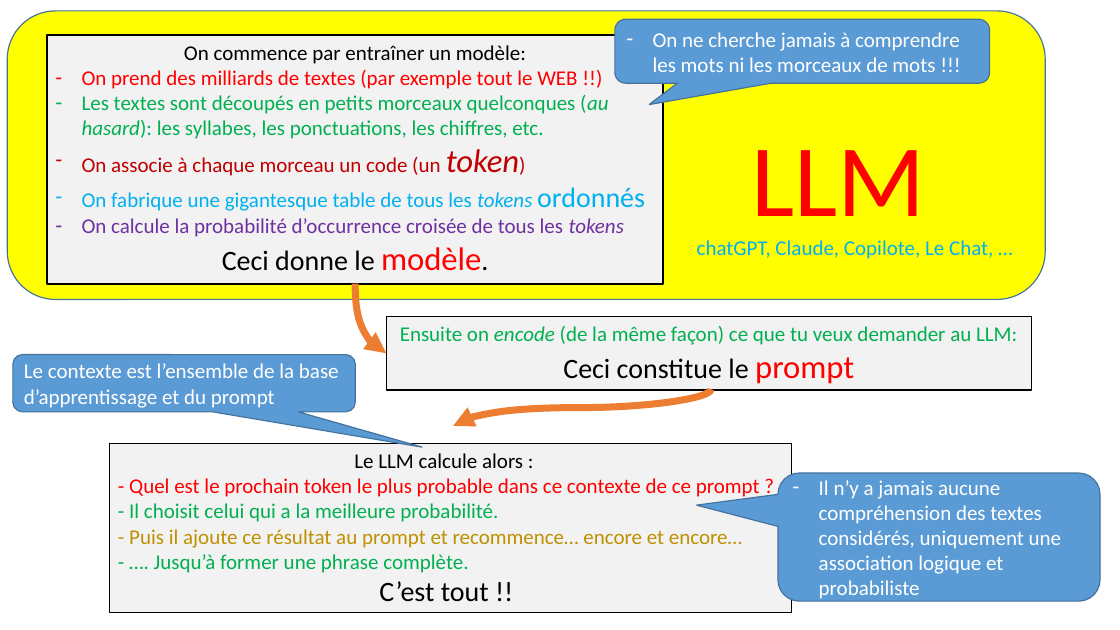
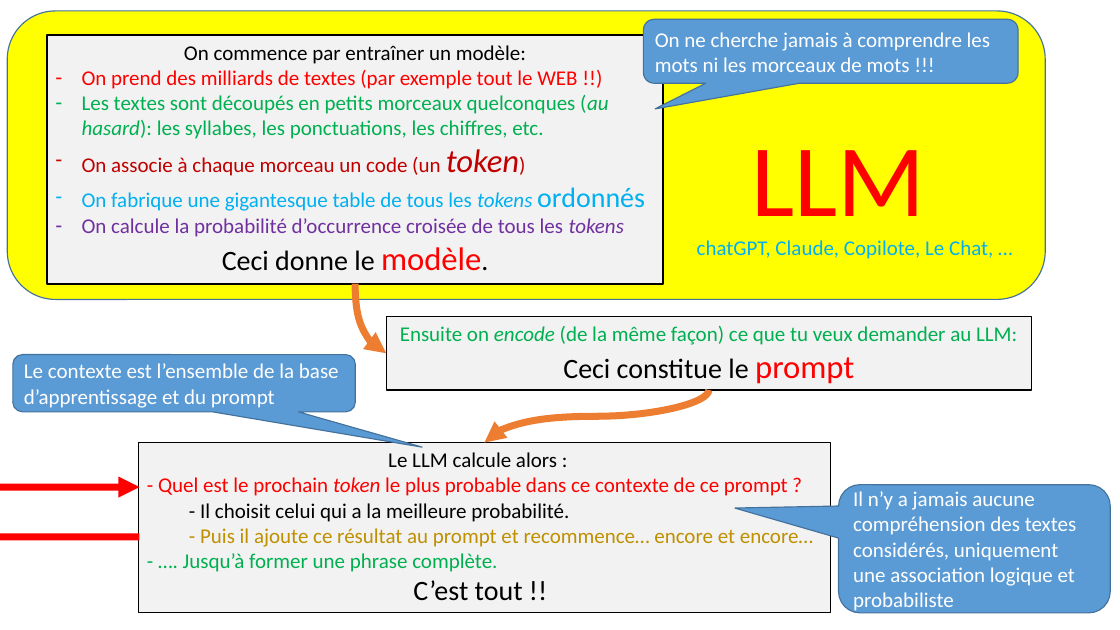
Before and after one commit to anumby-source/tutoriels, a slide deck: slide 1 of LLM.pptx. Drawn at 1120x630 pixels with LibreOffice and Linux fonts; fonts in the diff are those of the drawing. Boxes give left, top, right and bottom in pixels: in the first picture for what was removed or moved away, otherwise in the second. Text is boxed around its words. In the diff, an @@ line names an element or a change of style, - is before the commit and + after.

```diff
--- a/LLM.pptx
+++ b/LLM.pptx
@@ rounded speech box "On ne cherche jamais à ...": place and size @@
-rounded speech box "On ne cherche jamais à ..." at (615, 19, 990, 83)
+rounded speech box "On ne cherche jamais à ..." at (644, 19, 1018, 83)
@@ rounded speech box "On ne cherche jamais à ..." at (644, 19, 1018, 83): bullet - to none; proportions changed @@
@@ curved arrow moved from (712, 389) - (453, 426) to (709, 390) - (485, 443) @@
@@ rectangle "Le LLM calcule alors :": place and size @@
-rectangle "Le LLM calcule alors :" at (110, 444, 792, 613)
+rectangle "Le LLM calcule alors :" at (139, 443, 830, 613)
@@ text in rectangle at (158, 477, 813, 547): italic on in "token"; text colour #00B050 to #000000 in "- Il choisit celui qui a la ..."; list level 1 to 2 in "- Il choisit celui qui ..."; list level 1 to 2 in "- Puis il ajoute ce ..." @@
@@ curved arrow added from (139, 537) to (139, 487), #FF0000 6 pt @@
@@ ellipse added at (139, 482, 147, 492), fill #5B9BD5, outline #43739E 1 pt @@
@@ rounded speech box "Il n’y a jamais aucune ..." at (839, 485, 1110, 613): bullet - to none; proportions changed @@
@@ rounded speech box "Il n’y a jamais aucune ...": place and size @@
-rounded speech box "Il n’y a jamais aucune ..." at (778, 473, 1100, 602)
+rounded speech box "Il n’y a jamais aucune ..." at (839, 485, 1110, 613)
@@ ellipse added at (139, 533, 147, 542), fill #5B9BD5, outline #43739E 1 pt @@
```
Also in this commit, not shown: 1 other file.
